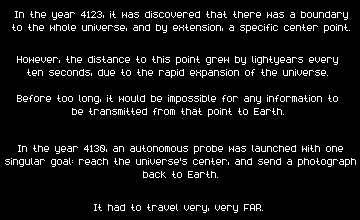
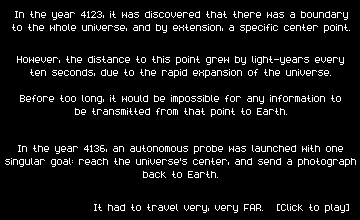
Comparing the layer stacks of the two (360, 220) images. Changes:
added layer "[Click to play]" above "In the year 4136, an autonomou..." over [277, 204, 349, 213]
renamed "In the year 4130, an autonomou..." to "In the year 4136, an autonomou...", painted on it over [101, 146, 105, 150]
painted on "However, the distance to this ..." over [17, 57, 344, 117]
